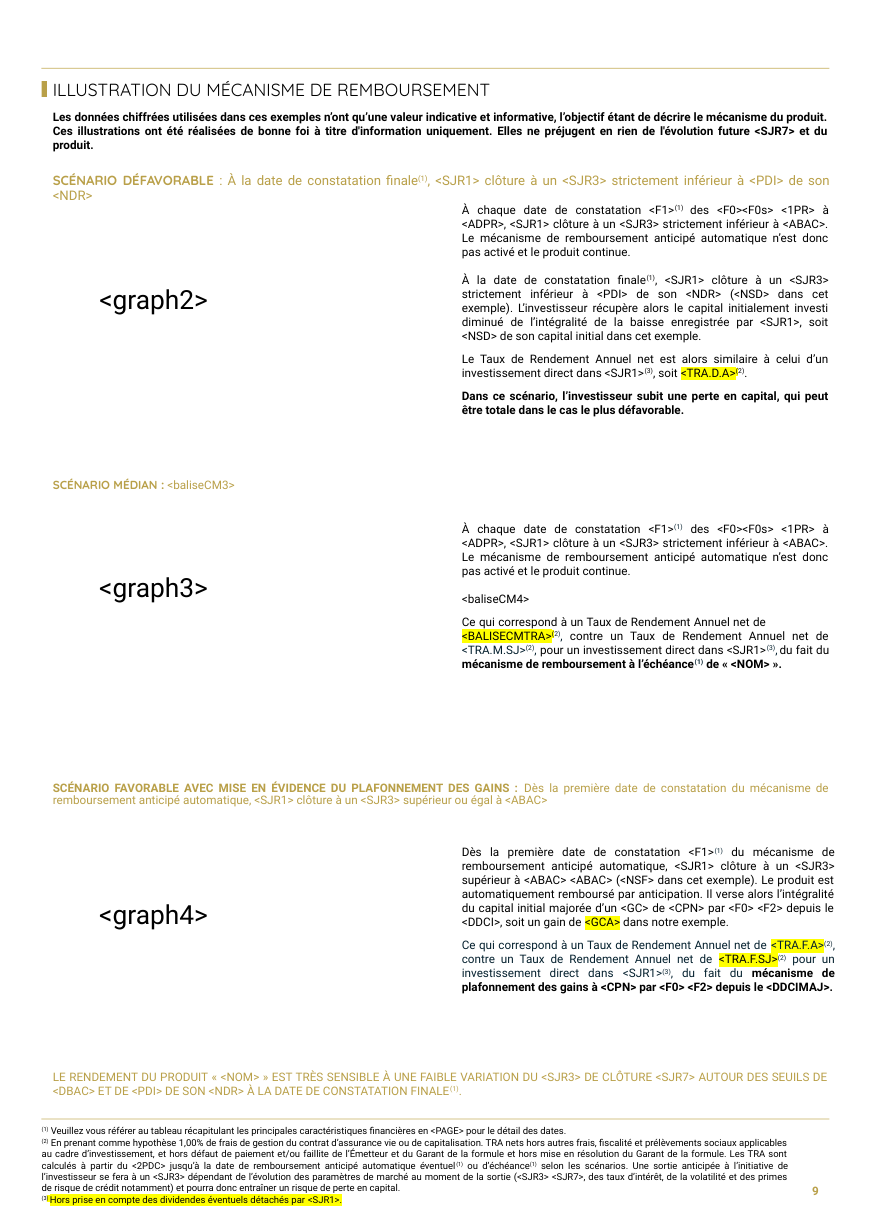
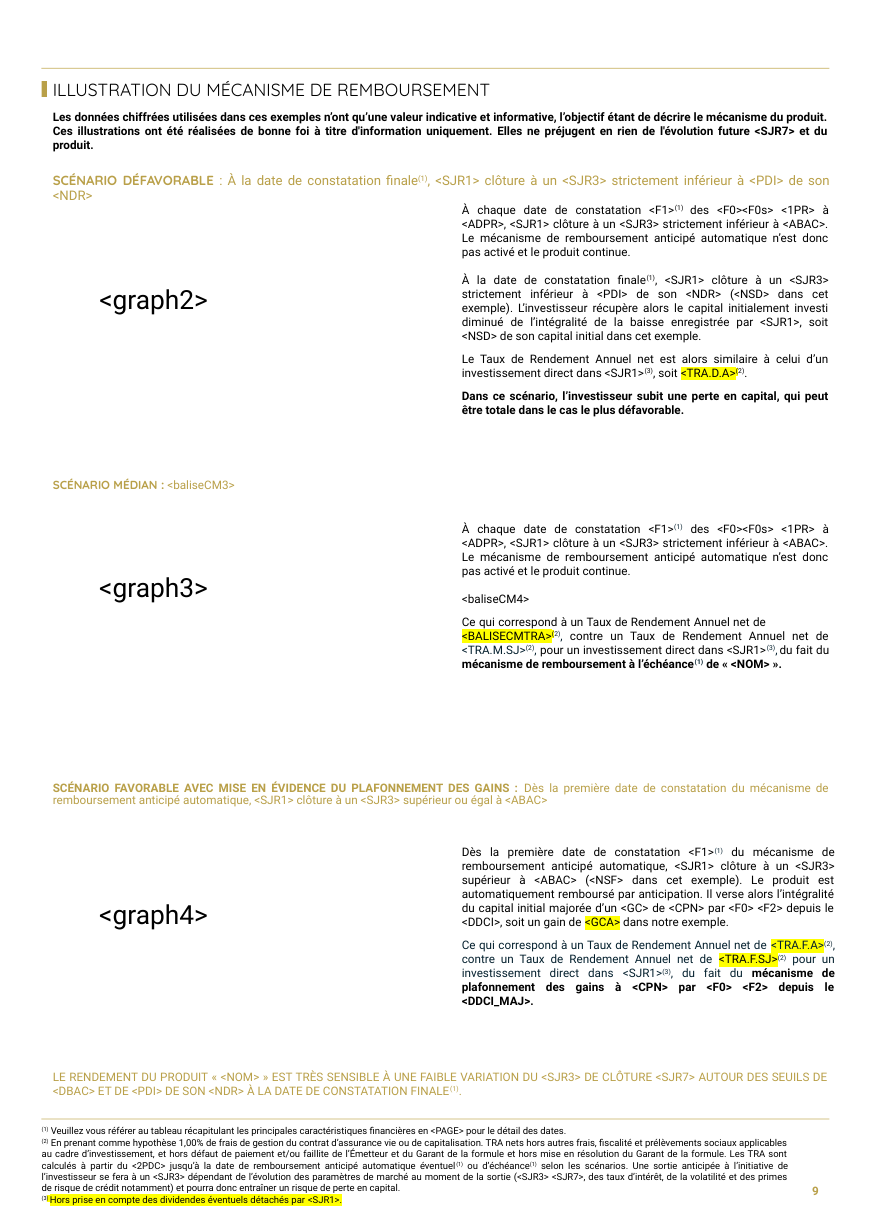
Before and after one commit to guillaumejacquin/equitim-project, a slide deck: slide 9 of Templates/testmercredi.pptx. Drawn at 871x1232 pixels with LibreOffice and Linux fonts; fonts in the diff are those of the drawing; background and template pictures are left out. Boxes give left, top, right and bottom in pixels: in the first picture for what was removed or moved away, otherwise in the second. Text is boxed around its words. In the diff, an @@ line names an element or a change of style, - is before the commit and + after.

```diff
--- a/Templates/testmercredi.pptx
+++ b/Templates/testmercredi.pptx
@@ text in rectangle at (x1=462, y1=847, x2=835, y2=994): text changed @@
-Dès la première date de constatation <F1>(1) du mécanisme de remboursement anticipé automatique, <SJR1> clôture à un <SJR3> supérieur à <ABAC> <ABAC> (<NSF> dans cet exemple). Le produit est automatiquement remboursé par anticipation. Il verse alors l’intégralité du capital initial majorée d’un <GC> de <CPN> par <F0> <F2> depuis le <DDCI>, soit un gain de <GCA> dans notre exemple.
-Ce qui correspond à un Taux de Rendement Annuel net de <TRA.F.A>(2), contre un Taux de Rendement Annuel net de <TRA.F.SJ>(2) pour un investissement direct dans <SJR1>(3), du fait du mécanisme de plafonnement des gains à <CPN> par <F0> <F2> depuis le <DDCIMAJ>.
+Dès la première date de constatation <F1>(1) du mécanisme de remboursement anticipé automatique, <SJR1> clôture à un <SJR3> supérieur à <ABAC> (<NSF> dans cet exemple). Le produit est automatiquement remboursé par anticipation. Il verse alors l’intégralité du capital initial majorée d’un <GC> de <CPN> par <F0> <F2> depuis le <DDCI>, soit un gain de <GCA> dans notre exemple.
+Ce qui correspond à un Taux de Rendement Annuel net de <TRA.F.A>(2), contre un Taux de Rendement Annuel net de <TRA.F.SJ>(2) pour un investissement direct dans <SJR1>(3), du fait du mécanisme de plafonnement des gains à <CPN> par <F0> <F2> depuis le <DDCI_MAJ>.
```
Also in this commit, not shown: 7 other slides changed, 18 other files.
